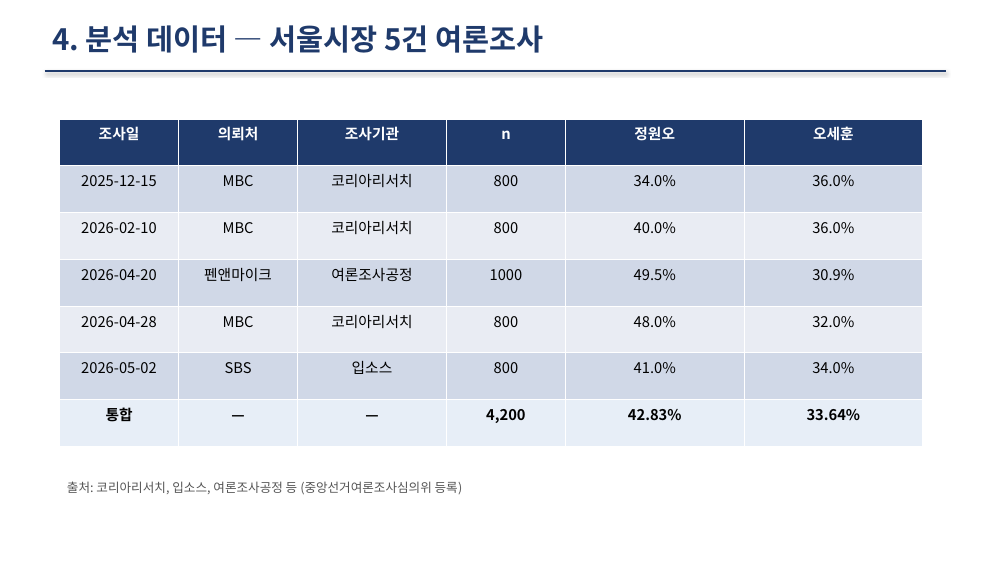
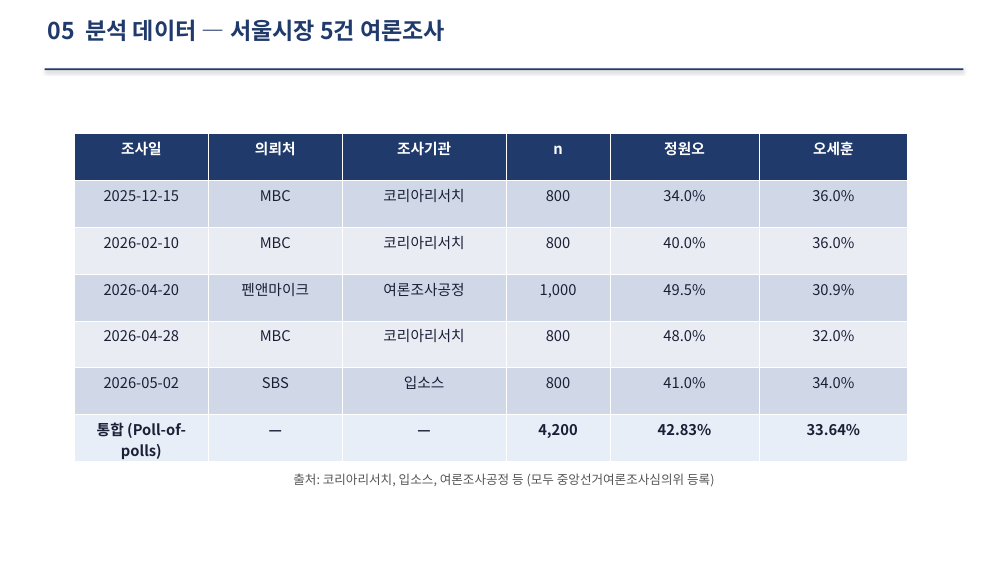
Before and after one commit to chldbswlsl/election, a slide deck: slide 6 of 노희래_통계분석_발표.pptx. Drawn at 1008x567 pixels with LibreOffice and Linux fonts; fonts in the diff are those of the drawing. Boxes give left, top, right and bottom in pixels: in the first picture for what was removed or moved away, otherwise in the second. Text is boxed around its words. In the diff, an @@ line names an element or a change of style, - is before the commit and + after.

```diff
--- a/노희래_통계분석_발표.pptx
+++ b/노희래_통계분석_발표.pptx
@@ text at [48, 19, 445, 41]: text changed; size 28 to 22 pt @@
-4. 분석 데이터 — 서울시장 5건 여론조사
+05 분석 데이터 — 서울시장 5건 여론조사
@@ line removed from (45, 71) to (947, 71) @@
@@ rectangle added at [45, 69, 963, 70], fill #1F3A6B @@
@@ table at [74, 134, 908, 463] @@
-row 4, column 4: 1000
+row 4, column 4: 1,000
-row 7, column 1: 통합
+row 7, column 1: 통합 (Poll-of-polls)
@@ text colour #000000 to #1A1F36 in "2025-12-15", "MBC", "코리아리서치", "800" and 30 more places @@
@@ table: place and size @@
-table at [60, 119, 922, 446]
+table at [74, 134, 908, 463]
@@ text at [293, 473, 715, 486]: text changed @@
-출처: 코리아리서치, 입소스, 여론조사공정 등 (중앙선거여론조사심의위 등록)
+출처: 코리아리서치, 입소스, 여론조사공정 등 (모두 중앙선거여론조사심의위 등록)
```
Also in this commit, not shown: 11 other slides changed, 4 other files.
